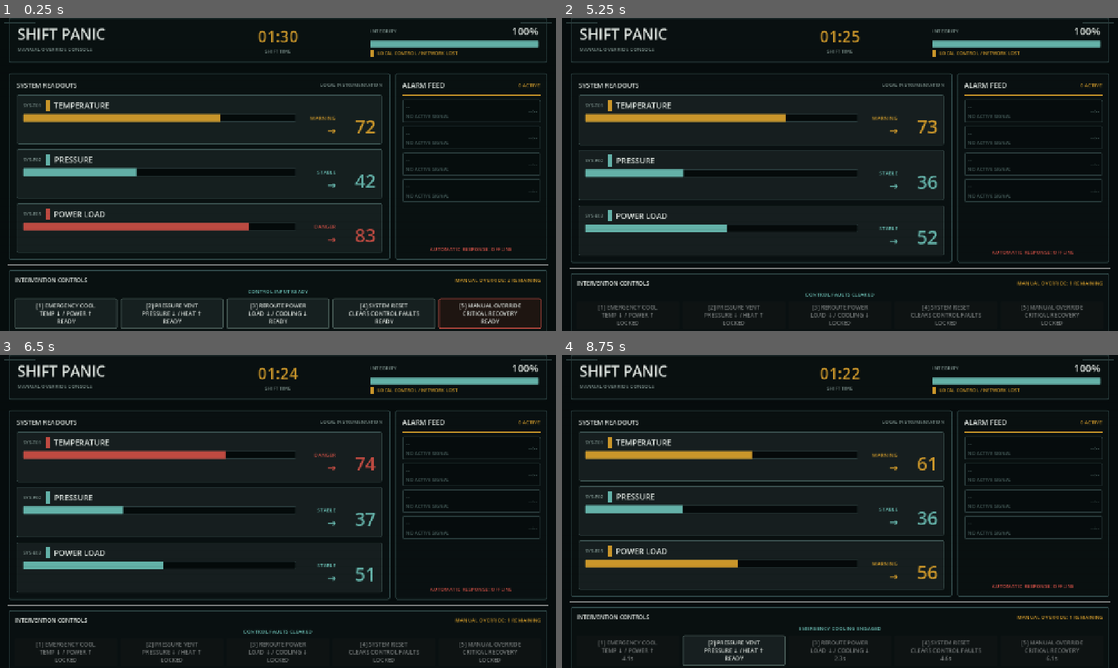
Above: before the commit, frames 1-4 (two rows, left to right).
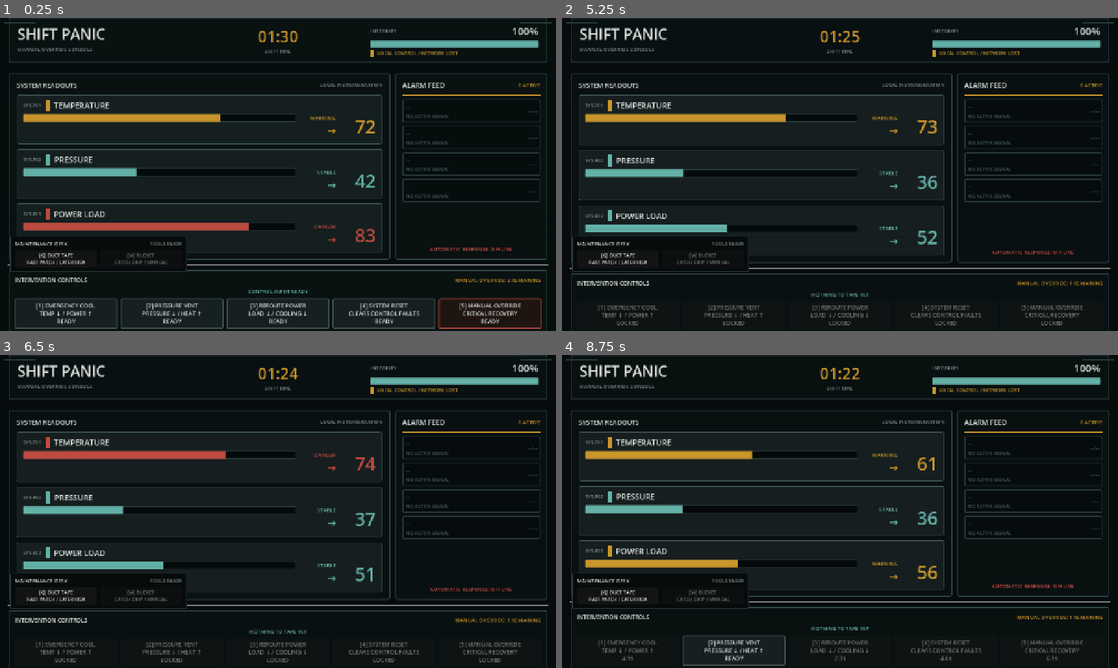
Above: after the commit, the same moments.

Repository: Khl996/Shit-Panic
Game: Godot game, scene res://scenes/main.tscn
Two runs of this game, one before a commit and one after it. Both use one fixed random seed, a clock stepped at 60 frames per second and the inputs below.
Inputs (mouse positions are in pixels of both pictures, inside the frame that each line leads up to):
- Up to frame 1 (0.25 s): no input
- Up to frame 2 (5.25 s): click (617, 259) at 0.5 s, where only the run after the commit has a clickable "[Q] DUCT TAPE FAST PATCH / LA…"; click "[1] EMERGENCY COOL TEMP ↓ / P…" at 1.25 s; click "[2] PRESSURE VENT PRESSURE ↓ …" at 2 s; click "[5] MANUAL OVERRIDE CRITICAL …" at 2.75 s; click "[3] REROUTE POWER LOAD ↓ / CO…" at 3.5 s; click "[4] SYSTEM RESET CLEARS CONTR…" at 4.25 s; tap Enter at 5 s; hold D from 5.03 s (still down); tap Q at 5.1 s
- Up to frame 3 (6.5 s): tap R at 5.3, 5.85 s; tap Space at 5.75 s; release D at 5.78 s; hold A from 5.78 s (still down); tap Enter at 6.05 s
- Up to frame 4 (8.75 s): release A at 6.53 s; hold D 6.53-7.25 s; tap Enter at 6.6, 8 s; tap Q at 6.8, 8.1 s; click "[1] EMERGENCY COOL TEMP ↓ / P…" at 7.25 s; hold W from 8.03 s (still down); tap R at 8.3 s

The runs differ from the first frame. In frame 1, 1.0% of the frame differs, in the area x 1-34%, y 70-82%; in frame 2, 0.7%; in frame 3, 0.7%; in frame 4, 1.1%, in the area x 1-58%, y 70-88%.

Commit message:
feat: add first maintenance desk patchwork incident

Diff:
--- a/scripts/facility_state.gd
+++ b/scripts/facility_state.gd
@@ -61,6 +61,12 @@
 const PRESSURE_SPIKE_PRESSURE_PER_SECOND: float = 0.7
 const POWER_SURGE_POWER_DELTA: float = 15.0
 const POWER_SURGE_POWER_PER_SECOND: float = 0.8
+const AC_LEAK_TEMPERATURE_PER_SECOND: float = 0.55
+const AC_LEAK_POWER_PER_SECOND: float = 0.22
+const AC_LEAK_INTEGRITY_DRAIN_PER_SECOND: float = 0.08
+const TAPE_FAILURE_TEMPERATURE_DELTA: float = 4.0
+const TAPE_FAILURE_POWER_DELTA: float = 8.0
+const TAPE_FAILURE_INTEGRITY_DELTA: float = -2.0
 
 const SYSTEM_TEMPERATURE: int = 0
 const SYSTEM_PRESSURE: int = 1
@@ -320,6 +326,27 @@
 
 func clear_sensor_glitches() -> void:
 	_sensor_glitch_system = -1
+
+
+func apply_ac_leak_over_server(delta_seconds: float) -> void:
+	var safe_delta: float = maxf(delta_seconds, 0.0)
+	_temperature_offset += AC_LEAK_TEMPERATURE_PER_SECOND * safe_delta
+	_power_load_offset += AC_LEAK_POWER_PER_SECOND * safe_delta
+	integrity = clampf(integrity - (AC_LEAK_INTEGRITY_DRAIN_PER_SECOND * safe_delta), MIN_VALUE, MAX_VALUE)
+	_update_system_values(elapsed_time)
+	_update_panic_level()
+	if integrity <= MIN_VALUE:
+		round_state = RoundState.LOST
+
+
+func apply_bad_tape_failure() -> void:
+	_temperature_offset += TAPE_FAILURE_TEMPERATURE_DELTA
+	_power_load_offset += TAPE_FAILURE_POWER_DELTA
+	integrity = clampf(integrity + TAPE_FAILURE_INTEGRITY_DELTA, MIN_VALUE, MAX_VALUE)
+	_update_system_values(elapsed_time)
+	_update_panic_level()
+	if integrity <= MIN_VALUE:
+		round_state = RoundState.LOST
 
 
 func _update_system_values(time_seconds: float) -> void:
--- a/scripts/game_controller.gd
+++ b/scripts/game_controller.gd
@@ -13,6 +13,7 @@
 var alarm_feed_controller: AlarmFeedController
 var audio_feedback_controller: AudioFeedbackController
 var panic_feedback_controller: PanicFeedbackController
+var maintenance_desk_controller: MaintenanceDeskController
 var _controls_expired_notified: bool = false
 var _outcome_reported: bool = false
 var _total_interventions_used: int = 0
@@ -20,11 +21,25 @@
 var _events_encountered: int = 0
 var _highest_panic_level: float = 0.0
 var _previous_integrity: float = 100.0
+var _leak_started: bool = false
+var _ac_leak_active: bool = false
+var _ac_leak_alarm_active: bool = false
+var _tape_failure_time: float = -1.0
+var _tape_failure_alarm_active: bool = false
+var _tape_failure_alarm_remaining: float = 0.0
+var _duct_tape_uses: int = 0
+var _bucket_uses: int = 0
+var _maintenance_notes: Array[String] = []
 
 const STABLE_COLOR: Color = Color(0.411765, 0.717647, 0.682353, 1)
 const WARNING_COLOR: Color = Color(0.831373, 0.603922, 0.164706, 1)
 const DANGER_COLOR: Color = Color(0.788235, 0.294118, 0.258824, 1)
 const FAULT_COLOR: Color = Color(0.498039, 0.568627, 0.552941, 1)
+const AC_LEAK_EVENT_ID: int = 7001
+const TAPE_FAILURE_EVENT_ID: int = 7002
+const AC_LEAK_START_SECONDS: float = 18.0
+const TAPE_PATCH_DELAY_SECONDS: float = 22.0
+const TAPE_FAILURE_ALARM_SECONDS: float = 5.0
 
 @onready var console_root: Control = get_node("OuterMargin")
 @onready var timer_value_label: Label = get_node("OuterMargin/MainLayout/Header/HeaderPad/HeaderRow/TimerBlock/TimerValue")
@@ -101,6 +116,7 @@
 	_configure_events()
 	_configure_alarm_feed()
 	_configure_feedback()
+	_configure_maintenance_desk()
 	_build_result_overlay()
 	_reset_round_stats()
 	_update_ui()
@@ -110,6 +126,7 @@
 	if facility_state.round_state == FacilityState.RoundState.RUNNING:
 		var integrity_before: float = facility_state.integrity
 		facility_state.advance(delta)
+		_update_maintenance_incidents(delta)
 		var integrity_draining: bool = facility_state.integrity < integrity_before - 0.01
 		_highest_panic_level = maxf(_highest_panic_level, facility_state.panic_level)
 		if facility_state.is_finished():
@@ -137,6 +154,9 @@
 		return
 	if facility_state.is_finished():
 		return
+	if maintenance_desk_controller.handle_key_input(event):
+		get_viewport().set_input_as_handled()
+		return
 	if intervention_controller.handle_key_input(event):
 		get_viewport().set_input_as_handled()
 
@@ -151,6 +171,7 @@
 	alarm_feed_controller.reset()
 	audio_feedback_controller.reset()
 	panic_feedback_controller.reset()
+	maintenance_desk_controller.reset()
 	_result_overlay.visible = false
 	_update_ui()
 
@@ -242,11 +263,19 @@
 	panic_feedback_controller.configure(self, console_root)
 
 
+func _configure_maintenance_desk() -> void:
+	maintenance_desk_controller = MaintenanceDeskController.new()
+	maintenance_desk_controller.configure(self)
+	maintenance_desk_controller.tool_used.connect(_on_maintenance_tool_used)
+
+
 func _notify_controls_expired() -> void:
 	if _controls_expired_notified:
 		return
 	_controls_expired_notified = true
 	intervention_controller.expire_controls()
+	if maintenance_desk_controller != null:
+		maintenance_desk_controller.set_tools_locked(true)
 
 
 func _finish_round() -> void:
@@ -267,6 +296,15 @@
 	_events_encountered = 0
 	_highest_panic_level = 0.0
 	_previous_integrity = FacilityState.INITIAL_INTEGRITY
+	_leak_started = false
+	_ac_leak_active = false
+	_ac_leak_alarm_active = false
+	_tape_failure_time = -1.0
+	_tape_failure_alarm_active = false
+	_tape_failure_alarm_remaining = 0.0
+	_duct_tape_uses = 0
+	_bucket_uses = 0
+	_maintenance_notes.clear()
 
 
 func _build_result_overlay() -> void:
@@ -351,9 +389,12 @@
 		+ "%s: %s\n" % [cause_label, facility_state.get_most_stressed_system_name()]
 		+ "INTERVENTIONS USED: %d\n" % _total_interventions_used
 		+ "MANUAL OVERRIDES USED: %d\n" % _manual_overrides_used
+		+ "DUCT TAPE USED: %d\n" % _duct_tape_uses
+		+ "BUCKET DEPLOYED: %d\n" % _bucket_uses
 		+ "EVENTS ENCOUNTERED: %d\n" % _events_encountered
 		+ "HIGHEST PANIC: %d%%\n" % int(roundf(_highest_panic_level * 100.0))
-		+ "PERFORMANCE GRADE: %s" % _performance_grade(survived)
+		+ "PERFORMANCE GRADE: %s\n" % _performance_grade(survived)
+		+ "SHIFT NOTE: %s" % _post_shift_note()
 	)
 
 
@@ -367,6 +408,12 @@
 	if facility_state.integrity >= 25.0:
 		return "C"
 	return "D"
+
+
+func _post_shift_note() -> String:
+	if _maintenance_notes.is_empty():
+		return "No maintenance notes. Suspicious, but accepted."
+	return _maintenance_notes[_maintenance_notes.size() - 1]
 
 
 func _make_result_panel_style(accent_color: Color) -> StyleBoxFlat:
@@ -452,6 +499,128 @@
 	return true
 
 
+func _update_maintenance_incidents(delta_seconds: float) -> void:
+	if not _leak_started and facility_state.elapsed_time >= AC_LEAK_START_SECONDS:
+		_start_ac_leak()
+
+	if _ac_leak_active:
+		facility_state.apply_ac_leak_over_server(delta_seconds)
+
+	if _tape_failure_time > 0.0 and facility_state.elapsed_time >= _tape_failure_time:
+		_trigger_tape_failure()
+
+	if _tape_failure_alarm_active:
+		_tape_failure_alarm_remaining = maxf(_tape_failure_alarm_remaining - maxf(delta_seconds, 0.0), 0.0)
+		if is_zero_approx(_tape_failure_alarm_remaining):
+			_tape_failure_alarm_active = false
+			alarm_feed_controller.resolve_alarm(_maintenance_alarm_data(
+				TAPE_FAILURE_EVENT_ID,
+				"TAPE PATCH FAILED",
+				"SERVER RACK",
+				"danger"
+			))
+
+	if maintenance_desk_controller != null:
+		maintenance_desk_controller.set_bucket_available(_ac_leak_active)
+
+
+func _start_ac_leak() -> void:
+	_leak_started = true
+	_ac_leak_active = true
+	_ac_leak_alarm_active = true
+	_events_encountered += 1
+	_maintenance_notes.append("AC drip over server rack detected.")
+	alarm_feed_controller.raise_alarm(_maintenance_alarm_data(
+		AC_LEAK_EVENT_ID,
+		"AC DRIP OVER SERVER",
+		"MANAGER AC",
+		"warning"
+	))
+	maintenance_desk_controller.set_status("DRIP OVER SERVER", true)
+	audio_feedback_controller.play(AudioFeedbackController.Cue.WARNING_ALARM)
+
+
+func _patch_ac_leak_with_tape() -> void:
+	_ac_leak_active = false
+	_duct_tape_uses += 1
+	_total_interventions_used += 1
+	_tape_failure_time = facility_state.elapsed_time + TAPE_PATCH_DELAY_SECONDS
+	_maintenance_notes.append("Duct tape used on AC drip. Temporary victory logged.")
+	if _ac_leak_alarm_active:
+		_ac_leak_alarm_active = false
+		alarm_feed_controller.resolve_alarm(_maintenance_alarm_data(
+			AC_LEAK_EVENT_ID,
+			"AC DRIP OVER SERVER",
+			"MANAGER AC",
+			"warning"
+		))
+	maintenance_desk_controller.set_status("TAPE HOLDING... FOR NOW", false)
+	audio_feedback_controller.play(AudioFeedbackController.Cue.BUTTON_ACCEPTED)
+
+
+func _catch_ac_leak_with_bucket() -> void:
+	_ac_leak_active = false
+	_bucket_uses += 1
+	_total_interventions_used += 1
+	_maintenance_notes.append("Bucket placed under AC drip. A rare legal solution.")
+	if _ac_leak_alarm_active:
+		_ac_leak_alarm_active = false
+		alarm_feed_controller.resolve_alarm(_maintenance_alarm_data(
+			AC_LEAK_EVENT_ID,
+			"AC DRIP OVER SERVER",
+			"MANAGER AC",
+			"warning"
+		))
+	maintenance_desk_controller.set_status("BUCKET HOLDING DRIP", false)
+	audio_feedback_controller.play(AudioFeedbackController.Cue.BUTTON_ACCEPTED)
+
+
+func _trigger_tape_failure() -> void:
+	_tape_failure_time = -1.0
+	_tape_failure_alarm_active = true
+	_tape_failure_alarm_remaining = TAPE_FAILURE_ALARM_SECONDS
+	_events_encountered += 1
+	facility_state.apply_bad_tape_failure()
+	_maintenance_notes.append("Duct tape gave up and blamed humidity.")
+	alarm_feed_controller.raise_alarm(_maintenance_alarm_data(
+		TAPE_FAILURE_EVENT_ID,
+		"TAPE PATCH FAILED",
+		"SERVER RACK",
+		"danger"
+	))
+	maintenance_desk_controller.set_status("TAPE FAILED", true)
+	audio_feedback_controller.play(AudioFeedbackController.Cue.CRITICAL_ALARM)
+
+
+func _maintenance_alarm_data(event_id: int, title: String, source: String, severity: String) -> Dictionary:
+	return {
+		"id": event_id,
+		"title": title,
+		"source": source,
+		"elapsed_time": facility_state.elapsed_time,
+		"severity": severity,
+	}
+
+
+func _on_maintenance_tool_used(tool_id: int) -> void:
+	if facility_state.is_finished():
+		return
+	match tool_id:
+		MaintenanceDeskController.Tool.DUCT_TAPE:
+			if _ac_leak_active:
+				_patch_ac_leak_with_tape()
+			else:
+				action_feedback_label.text = "NOTHING TO TAPE YET"
+				audio_feedback_controller.play(AudioFeedbackController.Cue.BUTTON_REJECTED)
+		MaintenanceDeskController.Tool.BUCKET:
+			if _ac_leak_active:
+				_catch_ac_leak_with_bucket()
+			else:
+				action_feedback_label.text = "NO DRIP TO CATCH"
+				audio_feedback_controller.play(AudioFeedbackController.Cue.BUTTON_REJECTED)
+	_update_ui()
+
+
 func _update_ui() -> void:
 	timer_value_label.text = _format_time(facility_state.remaining_time)
 	integrity_value_label.text = "%d%%" % int(roundf(facility_state.integrity))
--- /dev/null
+++ b/scripts/maintenance_desk_controller.gd
@@ -0,0 +1,152 @@
+class_name MaintenanceDeskController
+extends RefCounted
+
+signal tool_used(tool_id: int)
+
+enum Tool {
+	DUCT_TAPE,
+	BUCKET,
+}
+
+const READY_TEXT: String = "TOOLS READY"
+const TEXT_COLOR: Color = Color(0.898039, 0.909804, 0.894118, 1)
+const MUTED_COLOR: Color = Color(0.498039, 0.568627, 0.552941, 1)
+const WARNING_COLOR: Color = Color(0.831373, 0.603922, 0.164706, 1)
+const PANEL_COLOR: Color = Color(0.027451, 0.039216, 0.043137, 0.96)
+const BORDER_COLOR: Color = Color(0.164706, 0.223529, 0.227451, 1)
+
+var _panel: PanelContainer
+var _status_label: Label
+var _tape_button: Button
+var _bucket_button: Button
+
+
+func configure(parent: Control) -> void:
+	_panel = PanelContainer.new()
+	_panel.name = "MaintenanceDesk"
+	_panel.anchor_top = 1.0
+	_panel.anchor_bottom = 1.0
+	_panel.offset_left = 24.0
+	_panel.offset_top = -218.0
+	_panel.offset_right = 430.0
+	_panel.offset_bottom = -152.0
+	_panel.mouse_filter = Control.MOUSE_FILTER_STOP
+	_panel.add_theme_stylebox_override("panel", _make_panel_style())
+	parent.add_child(_panel)
+
+	var margin: MarginContainer = MarginContainer.new()
+	margin.add_theme_constant_override("margin_left", 10)
+	margin.add_theme_constant_override("margin_top", 8)
+	margin.add_theme_constant_override("margin_right", 10)
+	margin.add_theme_constant_override("margin_bottom", 8)
+	_panel.add_child(margin)
+
+	var layout: VBoxContainer = VBoxContainer.new()
+	layout.layout_direction = Control.LAYOUT_DIRECTION_LTR
+	layout.add_theme_constant_override("separation", 6)
+	margin.add_child(layout)
+
+	var header: HBoxContainer = HBoxContainer.new()
+	header.layout_direction = Control.LAYOUT_DIRECTION_LTR
+	layout.add_child(header)
+
+	var title: Label = Label.new()
+	title.text = "MAINTENANCE DESK"
+	title.text_direction = Control.TEXT_DIRECTION_LTR
+	title.size_flags_horizontal = Control.SIZE_EXPAND_FILL
+	title.add_theme_font_size_override("font_size", 12)
+	title.add_theme_color_override("font_color", TEXT_COLOR)
+	header.add_child(title)
+
+	_status_label = Label.new()
+	_status_label.text = READY_TEXT
+	_status_label.text_direction = Control.TEXT_DIRECTION_LTR
+	_status_label.horizontal_alignment = HORIZONTAL_ALIGNMENT_RIGHT
+	_status_label.add_theme_font_size_override("font_size", 11)
+	_status_label.add_theme_color_override("font_color", MUTED_COLOR)
+	header.add_child(_status_label)
+
+	var tools: HBoxContainer = HBoxContainer.new()
+	tools.layout_direction = Control.LAYOUT_DIRECTION_LTR
+	tools.add_theme_constant_override("separation", 8)
+	layout.add_child(tools)
+
+	_tape_button = _make_tool_button("[Q] DUCT TAPE", "FAST PATCH / LATER RISK")
+	_tape_button.pressed.connect(_emit_tool.bind(Tool.DUCT_TAPE))
+	tools.add_child(_tape_button)
+
+	_bucket_button = _make_tool_button("[W] BUCKET", "CATCH DRIP / MANUAL")
+	_bucket_button.pressed.connect(_emit_tool.bind(Tool.BUCKET))
+	tools.add_child(_bucket_button)
+
+	reset()
+
+
+func reset() -> void:
+	set_status(READY_TEXT, false)
+	if is_instance_valid(_tape_button):
+		_tape_button.disabled = false
+	set_bucket_available(false)
+
+
+func set_status(message: String, urgent: bool) -> void:
+	if not is_instance_valid(_status_label):
+		return
+	_status_label.text = message
+	_status_label.add_theme_color_override("font_color", WARNING_COLOR if urgent else MUTED_COLOR)
+
+
+func set_bucket_available(available: bool) -> void:
+	if is_instance_valid(_bucket_button):
+		_bucket_button.disabled = not available
+
+
+func set_tools_locked(locked: bool) -> void:
+	if is_instance_valid(_tape_button):
+		_tape_button.disabled = locked
+	if is_instance_valid(_bucket_button):
+		_bucket_button.disabled = locked or _bucket_button.disabled
+
+
+func handle_key_input(event: InputEvent) -> bool:
+	var key_event: InputEventKey = event as InputEventKey
+	if key_event == null or not key_event.pressed or key_event.echo:
+		return false
+	match key_event.physical_keycode:
+		KEY_Q:
+			_emit_tool(Tool.DUCT_TAPE)
+			return true
+		KEY_W:
+			if not _bucket_button.disabled:
+				_emit_tool(Tool.BUCKET)
+			return true
+	return false
+
+
+func _emit_tool(tool_id: int) -> void:
+	tool_used.emit(tool_id)
+
+
+func _make_tool_button(label: String, sublabel: String) -> Button:
+	var button: Button = Button.new()
+	button.custom_minimum_size = Vector2(186.0, 34.0)
+	button.size_flags_horizontal = Control.SIZE_EXPAND_FILL
+	button.text = "%s\n%s" % [label, sublabel]
+	button.text_direction = Control.TEXT_DIRECTION_LTR
+	button.add_theme_font_size_override("font_size", 11)
+	return button
+
+
+func _make_panel_style() -> StyleBoxFlat:
+	var style: StyleBoxFlat = StyleBoxFlat.new()
+	style.bg_color = PANEL_COLOR
+	style.border_color = BORDER_COLOR
+	style.border_width_left = 1
+	style.border_width_top = 1
+	style.border_width_right = 1
+	style.border_width_bottom = 3
+	style.corner_radius_top_left = 2
+	style.corner_radius_top_right = 2
+	style.corner_radius_bottom_right = 2
+	style.corner_radius_bottom_left = 2
+	return style
Not shown, changed: README.md
